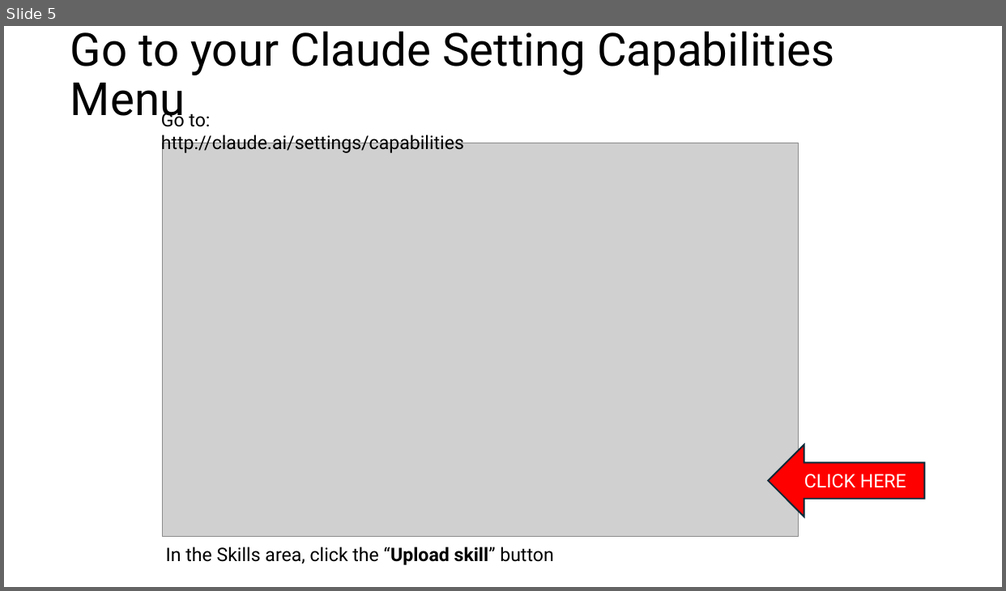
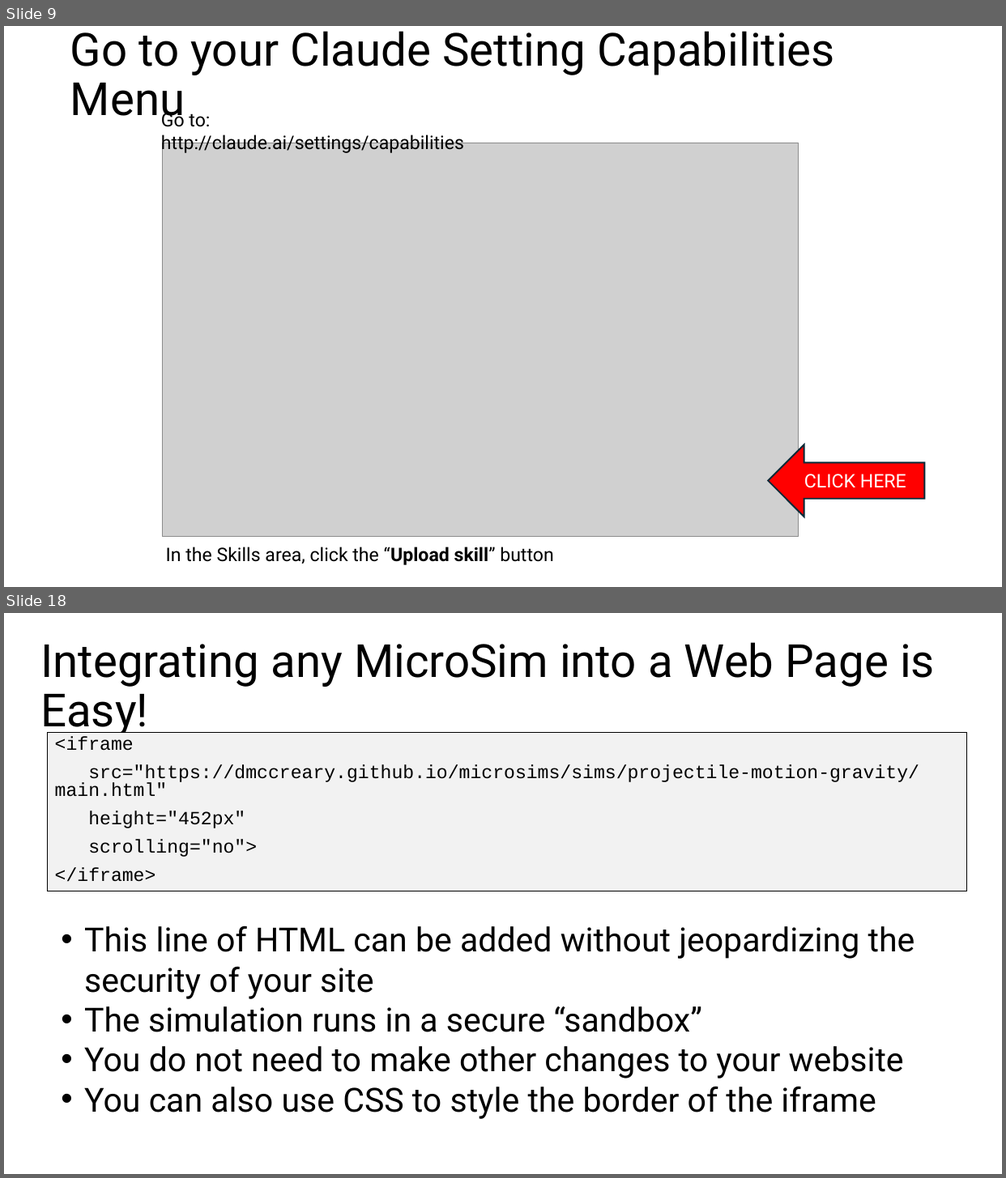
Before and after one commit to dmccreary/microsims, a slide deck: slides/Using-Claude-Skill-to-Generate-MicroSims.pptx. Shown one above the other, each under a label of ours: slide 5 before the commit, slides 9 and 18 after it; the slides between them are not shown. The pictures are 1006x591 and 1006x1178 pixels, drawn with LibreOffice and Linux fonts; fonts in the diff are those of the drawing; grey boxes stand for pictures. Boxes give left, top, right and bottom in pixels: in the first picture for what was removed or moved away, otherwise in the second. Text is boxed around its words. In the diff, an @@ line names an element or a change of style, - is before the commit and + after.

```diff
--- a/slides/Using-Claude-Skill-to-Generate-MicroSims.pptx
+++ b/slides/Using-Claude-Skill-to-Generate-MicroSims.pptx
@@ slide 18 added at (x1=4, y1=613, x2=1002, y2=1174), background #FFFFFF @@
@@ title added at (x1=40, y1=642, x2=935, y2=737), 44 pt, text #000000 @@
+Integrating any MicroSim into a Web Page is Easy!
@@ text added at (x1=48, y1=732, x2=967, y2=892), fill #F2F2F2, outline #000000 0.75 pt, 18 pt, text #000000 @@
+<iframe
+src="https://dmccreary.github.io/microsims/sims/projectile-motion-gravity/main.html"
+height="452px"
+scrolling="no">
+</iframe>
@@ text added at (x1=84, y1=926, x2=915, y2=1119), 32 pt, text #000000 @@
+• This line of HTML can be added without jeopardizing the security of your site
+• The simulation runs in a secure “sandbox”
+• You do not need to make other changes to your website
+• You can also use CSS to style the border of the iframe
@@ what was slide 5 is now slide 9 @@
```
Also in this commit, not shown: 5 slides changed, 32 other slides added, 1 slide removed, 2 other files.
